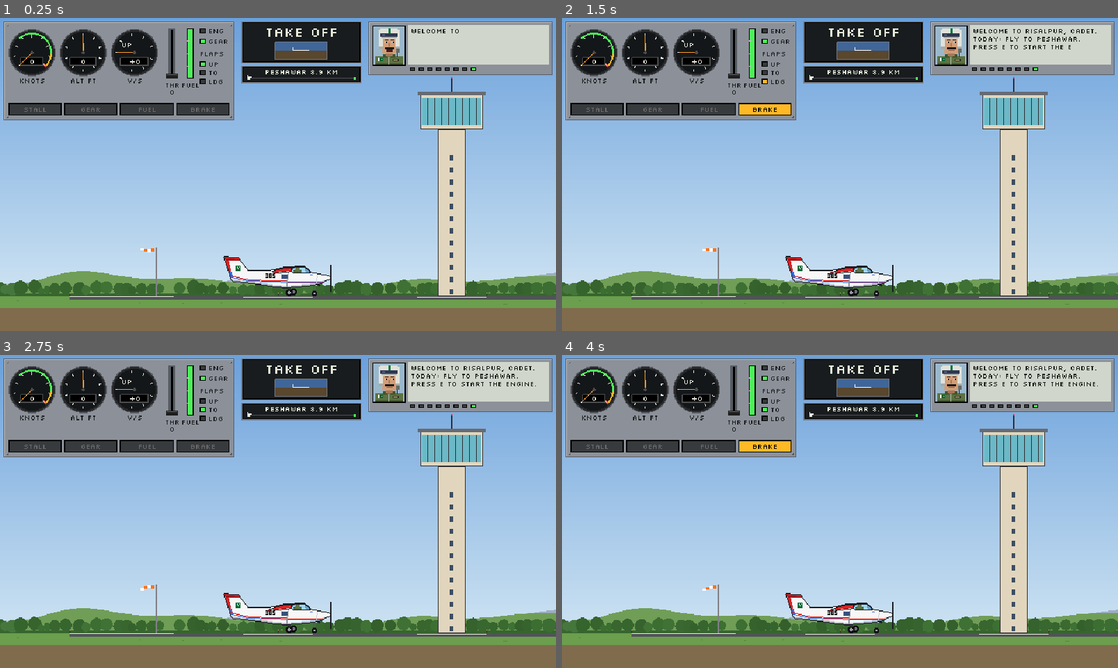
Above: before the commit, frames 1-4 (two rows, left to right).
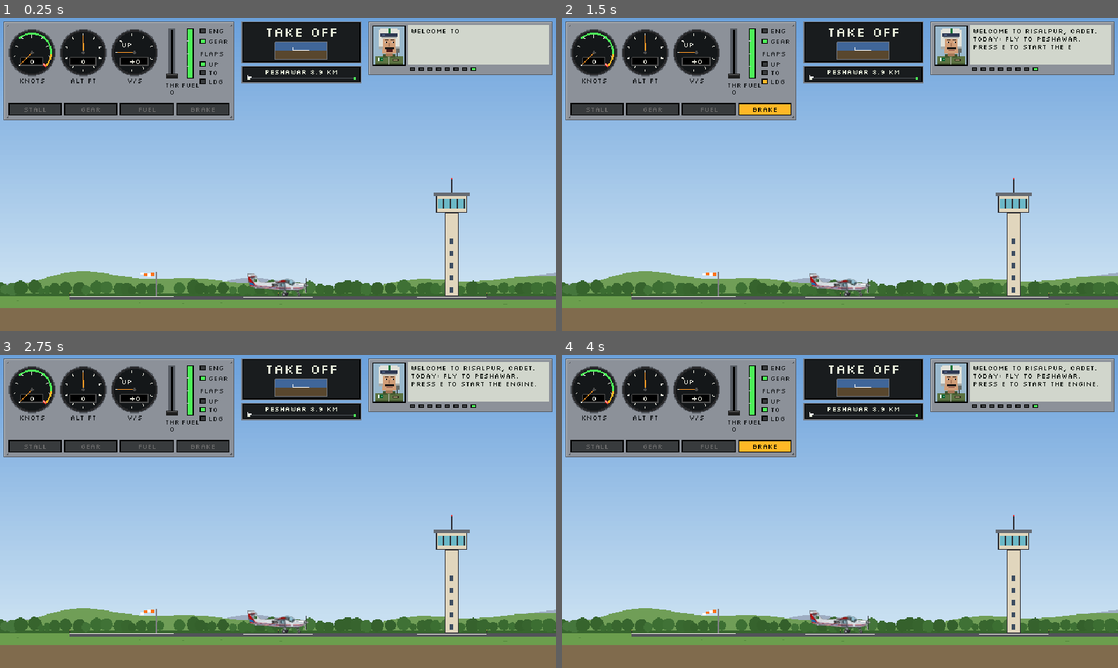
Above: after the commit, the same moments.

Repository: reachrazamair/Shaheen
Game: Godot game, scene res://scenes/main.tscn
The game is run twice, just before and just after one commit, with the same random seed, the same clock (stepped at 60 frames per second) and the same inputs.
Inputs:
- Up to frame 1 (0.25 s): no input
- Up to frame 2 (1.5 s): tap E (engine_toggle) at 0.5 s; hold Left (pitch_up) 0.53-1.28 s; hold E (engine_toggle) 0.53-1.28 s; tap F (flaps_cycle) at 0.77, 1.07 s; hold B (brake) from 1.28 s (still down); tap G (gear_toggle) at 1.35 s
- Up to frame 3 (2.75 s): tap F (flaps_cycle) at 1.52, 1.82 s; tap E (engine_toggle) at 2 s; release B (brake) at 2.03 s; hold Left (pitch_up) from 2.03 s (still down); hold E (engine_toggle) from 2.03 s (still down)
- Up to frame 4 (4 s): release E (engine_toggle) at 2.78 s; tap G (gear_toggle) at 2.85 s; tap F (flaps_cycle) at 3.02, 3.32, 3.77 s; tap E (engine_toggle) at 3.5 s; release Left (pitch_up) at 3.53 s; hold B (brake) from 3.53 s (still down); hold E (engine_toggle) from 3.53 s (still down)

The runs differ from the first frame. In frame 1, 4.7% of the frame differs, in the area x 25-88%, y 18-89%; in frame 2, 4.7%; in frame 3, 4.7%; in frame 4, 4.7%.

Commit message:
Plane art built from the owner's picture; back to original size; speed_response 1.4
- tools/make_mushshak_from_art.py: removes the white background from the
  owner's art and splits body / gear / propeller layers (4x textures)
- Aircraft draws the layers scaled down with mipmaps: gear slides up to
  retract, propeller blur while running, still blade when stopped
- Plane back to ~70 px long, buildings back to normal size, camera framing
- Speed changes toned down (speed_response 2.0 -> 1.4)
- Removed the hand-made pixel sprite generator

Co-Authored-By: Claude Opus 5.5 <noreply@anthropic.com>

Diff:
--- a/data/aircraft/super_mushshak.tres
+++ b/data/aircraft/super_mushshak.tres
@@ -1,7 +1,9 @@
-[gd_resource type="Resource" script_class="AircraftData" load_steps=3 format=3]
+[gd_resource type="Resource" script_class="AircraftData" load_steps=5 format=3]
 
 [ext_resource type="Script" path="res://scripts/data/aircraft_data.gd" id="1_data"]
-[ext_resource type="Texture2D" path="res://assets/sprites/super_mushshak.png" id="2_sprite"]
+[ext_resource type="Texture2D" path="res://assets/sprites/super_mushshak_body.png" id="2_sprite"]
+[ext_resource type="Texture2D" path="res://assets/sprites/super_mushshak_gear.png" id="3_gear"]
+[ext_resource type="Texture2D" path="res://assets/sprites/super_mushshak_prop.png" id="4_prop"]
 
 [resource]
 script = ExtResource("1_data")
@@ -9,7 +11,7 @@
 mass_kg = 1100.0
 max_thrust_n = 8400.0
 thrust_zero_speed_kt = 215.0
-speed_response = 2.0
+speed_response = 1.4
 engine_spool_time_s = 1.5
 fuel_capacity_kg = 90.0
 fuel_burn_full_kg_s = 0.25
@@ -45,15 +47,15 @@
 length_m = 7.0
 height_m = 2.6
 sprite = ExtResource("2_sprite")
-sprite_wheel_bottom_y = 47.0
-sprite_gear_x = PackedFloat32Array(77, 106)
-sprite_gear_top_y = PackedFloat32Array(37, 34)
-sprite_gear_wheel_size = PackedFloat32Array(8, 6)
-sprite_main_twin_offset = 5.0
-sprite_prop_center = Vector2(124, 26)
-sprite_prop_radius = 15.0
-sprite_flap_hinge = Vector2(57, 20)
-sprite_flap_length = 4.0
+sprite_gear = ExtResource("3_gear")
+sprite_prop = ExtResource("4_prop")
+sprite_scale = 0.25
+sprite_wheel_bottom_y = 105.0
+sprite_gear_travel = 26.0
+sprite_prop_center = Vector2(272, 57)
+sprite_prop_radius = 34.0
+sprite_flap_hinge = Vector2(130, 40)
+sprite_flap_length = 8.0
 body_color = Color(0.95, 0.95, 0.95, 1)
 stripe_color = Color(0.82, 0.12, 0.12, 1)
 trim_color = Color(0.25, 0.4, 0.8, 1)
--- a/scenes/aircraft/aircraft.gd
+++ b/scenes/aircraft/aircraft.gd
@@ -287,55 +287,34 @@
 
 
 func _draw_sprite_aircraft() -> void:
-	var size := data.sprite.get_size()
-	# Sprite top-left so the wheel bottoms (gear down) sit on the node origin.
-	var o := Vector2(-roundf(size.x * 0.5), -data.sprite_wheel_bottom_y)
-	var outline := Color(0.11, 0.12, 0.15)
-
-	# Landing gear, drawn first so it retracts up behind the fuselage.
-	if gear_pos > 0.12:
-		for i in data.sprite_gear_x.size():
-			var is_main := i == 0
-			var gx := data.sprite_gear_x[i]
-			var top_y := data.sprite_gear_top_y[i] - 1.0
-			var r := data.sprite_gear_wheel_size[i] * 0.5
-			# Wheel centre slides from inside the belly (retracted) down to touching the ground.
-			var full := data.sprite_wheel_bottom_y - r
-			var wy := lerpf(top_y - r, full, gear_pos)
-			if is_main and data.sprite_main_twin_offset > 0.0:
-				_draw_wheel(o + Vector2(gx + data.sprite_main_twin_offset, wy - 1), r, true)
-			var leg_w := 2.0 if is_main else 1.0
-			draw_rect(Rect2(o.x + gx - leg_w * 0.5, o.y + top_y, leg_w, wy - top_y), Color(0.32, 0.33, 0.36))
-			if not is_main:   # nose-wheel fork
-				draw_rect(Rect2(o.x + gx - 2, o.y + wy - r - 1, 4, 1), Color(0.32, 0.33, 0.36))
-			_draw_wheel(o + Vector2(gx, wy), r, false)
-
-	draw_texture(data.sprite, o)
+	var sc := data.sprite_scale
+	var size := data.sprite.get_size() * sc
+	# Everything below is drawn in texture pixels; the transform scales it down
+	# and puts the wheel bottoms (gear down) on the node origin.
+	draw_set_transform(Vector2(-size.x * 0.5, -data.sprite_wheel_bottom_y * sc), 0.0, Vector2(sc, sc))
+
+	# Gear first, so it slides up and disappears behind the fuselage.
+	if data.sprite_gear and gear_pos > 0.05:
+		draw_texture(data.sprite_gear, Vector2(0, -(1.0 - gear_pos) * data.sprite_gear_travel))
+	draw_texture(data.sprite, Vector2.ZERO)
 
 	# Flaps: a red panel hanging from the wing trailing edge (40 degrees at LDG).
 	if flap_pos > 0.02:
-		var hinge := o + data.sprite_flap_hinge
-		var ang := deg_to_rad(20.0 * flap_pos)   # 0 = in line with the wing, 40 deg at LDG
-		var tip := hinge + Vector2(-cos(ang), sin(ang)) * data.sprite_flap_length   # back and down
-		draw_line(hinge, tip, outline, 3.0)
-		draw_line(hinge, tip, data.stripe_color, 1.0)
-
-	# Propeller: a turning blade when slow, a translucent disc when running.
-	var pc := o + data.sprite_prop_center
-	var r := data.sprite_prop_radius
-	if engine_rpm > 0.6:
-		draw_rect(Rect2(pc.x, pc.y - r, 1, r * 2), Color(0.75, 0.78, 0.82, 0.25 + 0.3 * engine_rpm))
-		draw_rect(Rect2(pc.x, pc.y - 1, 1, 2), outline)
+		var hinge := data.sprite_flap_hinge
+		var ang := deg_to_rad(20.0 * flap_pos)
+		var tip := hinge + Vector2(-cos(ang), sin(ang)) * data.sprite_flap_length
+		draw_line(hinge, tip, Color(0.15, 0.15, 0.18), 4.0)
+		draw_line(hinge, tip, data.stripe_color, 2.0)
+
+	# Propeller: the art's blurred blades while running, a still blade when stopped.
+	var pc := data.sprite_prop_center
+	if engine_rpm > 0.6 and data.sprite_prop:
+		var flicker := 0.75 + 0.25 * sin(_prop_angle * 3.0)
+		draw_texture(data.sprite_prop, Vector2.ZERO, Color(1, 1, 1, flicker))
 	else:
-		var span := r * absf(cos(_prop_angle))
-		draw_rect(Rect2(pc.x, pc.y - span, 2, span * 2 + 1), outline)
-
-
-## Tyre with a grey hub; the far-side wheel is drawn a little darker.
-func _draw_wheel(c: Vector2, r: float, far: bool) -> void:
-	var tyre := Color(0.07, 0.07, 0.08) if not far else Color(0.04, 0.04, 0.05)
-	draw_circle(c.round(), r, tyre)
-	draw_circle(c.round(), maxf(r * 0.45, 1.0), Color(0.62, 0.64, 0.68) if not far else Color(0.42, 0.43, 0.46))
+		var span := data.sprite_prop_radius * absf(cos(_prop_angle))
+		draw_rect(Rect2(pc.x - 2, pc.y - span, 4, span * 2), Color(0.2, 0.2, 0.22))
+	draw_set_transform(Vector2.ZERO)
 
 
 func _draw_placeholder(l: float, h: float) -> void:
--- a/scenes/aircraft/aircraft.tscn
+++ b/scenes/aircraft/aircraft.tscn
@@ -5,5 +5,5 @@
 
 [node name="Aircraft" type="Node2D"]
 script = ExtResource("1_aircraft")
-texture_filter = 2
+texture_filter = 4
 data = ExtResource("2_data")
--- a/scenes/flight/follow_camera.gd
+++ b/scenes/flight/follow_camera.gd
@@ -14,12 +14,12 @@
 ## Screen y of the ground line when flying low (360 = bottom edge).
 @export var ground_screen_y := 320.0
 ## Highest the plane may sit on screen when low (just below the HUD panels).
-@export var low_plane_screen_y := 185.0
+@export var low_plane_screen_y := 155.0
 ## Where the plane sits on screen when high.
-@export var high_plane_screen_y := 250.0
+@export var high_plane_screen_y := 240.0
 ## Altitude band (m) over which framing blends from "low" to "high".
-@export var blend_start_m := 30.0
-@export var blend_end_m := 120.0
+@export var blend_start_m := 40.0
+@export var blend_end_m := 130.0
 
 
 func _physics_process(_delta: float) -> void:
--- a/scenes/world/base.gd
+++ b/scenes/world/base.gd
@@ -20,7 +20,7 @@
 @export var hangar_height_m := 12.0
 
 ## Draw buildings this many times their true size (aircraft sprites are ~2-4x scale).
-@export var building_scale := 2.0
+@export var building_scale := 1.0
 
 @export_group("Colours")
 @export var window_color := Color(0.24, 0.3, 0.38)
--- a/scripts/data/aircraft_data.gd
+++ b/scripts/data/aircraft_data.gd
@@ -18,7 +18,7 @@
 ## Arcade knob: how many times faster speed builds and bleeds along the flight
 ## path. Doesn't change top speed, climb rate or stall speed, only how quickly
 ## the plane gets there (1.0 = physically honest inertia).
-@export var speed_response := 2.0
+@export var speed_response := 1.4
 ## Time for the engine to spool up after E (and to wind down when shut off).
 @export var engine_spool_time_s := 1.5
 
@@ -105,27 +105,27 @@
 ## Real-world size in metres; drives the placeholder shape and sprite scale.
 @export var length_m := 7.0
 @export var height_m := 2.6
-## Side-view sprite, nose pointing right, WITHOUT gear/propeller/flaps (the
-## Aircraft script draws and animates those at the positions below).
-## Drawn at 1 sprite pixel = 1 world pixel, i.e. aircraft appear ~2x their
-## true size against the 4 px/m world, for readability.
-## When empty, a simple placeholder silhouette is drawn instead.
+## Side-view art, nose pointing right, split into layers that share one canvas:
+## body (no gear blades), landing gear (slides up behind the body to retract)
+## and propeller blades (shown while the engine runs).
+## Built from the owner's art by tools/make_mushshak_from_art.py.
+## When `sprite` is empty, a simple placeholder silhouette is drawn instead.
 @export var sprite: Texture2D
-## Sprite-pixel coordinates (from the sprite's top-left):
-## y where the wheel bottoms sit when the gear is down (= the ground line).
-@export var sprite_wheel_bottom_y := 27.0
-## One entry per gear leg (main first, then nose): x, where the leg leaves the
-## fuselage (y), and wheel diameter in px.
-@export var sprite_gear_x := PackedFloat32Array([77, 106])
-@export var sprite_gear_top_y := PackedFloat32Array([37, 34])
-@export var sprite_gear_wheel_size := PackedFloat32Array([8, 6])
-## Second (far-side) main wheel drawn this many px behind the first; 0 = none.
-@export var sprite_main_twin_offset := 5.0
-@export var sprite_prop_center := Vector2(124, 26)
-@export var sprite_prop_radius := 15.0
+@export var sprite_gear: Texture2D
+@export var sprite_prop: Texture2D
+## World px per texture px (textures are stored larger and drawn scaled down
+## so they look smooth).
+@export var sprite_scale := 0.25
+## In texture px from the top-left:
+## y where the wheel bottoms sit with the gear down (= the ground line).
+@export var sprite_wheel_bottom_y := 105.0
+## How far the gear layer slides up when fully retracted.
+@export var sprite_gear_travel := 26.0
+@export var sprite_prop_center := Vector2(272, 57)
+@export var sprite_prop_radius := 34.0
 ## Wing trailing edge, where the flap hangs from.
-@export var sprite_flap_hinge := Vector2(57, 20)
-@export var sprite_flap_length := 4.0
+@export var sprite_flap_hinge := Vector2(130, 40)
+@export var sprite_flap_length := 8.0
 @export var body_color := Color(0.95, 0.95, 0.95)
 @export var stripe_color := Color(0.82, 0.12, 0.12)
 @export var trim_color := Color(0.25, 0.4, 0.8)
--- a/tools/make_mushshak_sprite.gd
+++ /dev/null
@@ -1,229 +0,0 @@
-extends SceneTree
-## Generates assets/sprites/super_mushshak.png from the owner's reference art
-## (docs/reference/super_mushshak_livery_reference.png).
-##
-## Every shape below is traced in the REFERENCE image's pixel coordinates
-## (807x356 image, plane nose to the right) and scaled down by SCALE into the
-## sprite, then rasterised at pixel centres and given a 1 px dark outline.
-## To adjust the look, compare a point with the reference image and nudge it.
-##
-## Landing gear (legs + wheels) and the propeller are NOT in the sprite: the
-## Aircraft script draws and animates them at positions in AircraftData.
-##
-## Run from the project root:
-##   godot_console --headless --path . -s tools/make_mushshak_sprite.gd [-- preview.png]
-
-const OUT := "res://assets/sprites/super_mushshak.png"
-## Reference pixels per sprite pixel.
-const SCALE := 6.0
-## Reference-image point that maps to sprite pixel (1, 1) (leaves room for the outline).
-const ORIGIN := Vector2(40, 35)
-const W := 127
-const H := 40
-const PREVIEW_SCALE := 6
-
-const OUTLINE := Color(0.1, 0.11, 0.14)
-const WHITE := Color(0.97, 0.97, 0.97)
-const SHADE := Color(0.8, 0.82, 0.86)
-const SHADE_DARK := Color(0.66, 0.68, 0.73)
-const RED := Color(0.86, 0.13, 0.13)
-const RED_DARK := Color(0.62, 0.08, 0.1)
-const BLUE := Color(0.24, 0.42, 0.85)
-const GLASS := Color(0.62, 0.84, 0.95)
-const GLASS_HI := Color(0.88, 0.97, 1.0)
-const GLASS_DARK := Color(0.4, 0.62, 0.78)
-const WINDOW := Color(0.22, 0.32, 0.48)
-const FLAG_GREEN := Color(0.0, 0.4, 0.2)
-const SUIT := Color(0.3, 0.4, 0.24)
-const HELMET := Color(0.38, 0.46, 0.3)
-const GREY := Color(0.55, 0.57, 0.6)
-const BLACK := Color(0.08, 0.08, 0.09)
-const NAV_GREEN := Color(0.2, 0.9, 0.3)
-
-var img: Image
-
-
-func _init() -> void:
-	img = Image.create(W, H, false, Image.FORMAT_RGBA8)
-	img.fill(Color(0, 0, 0, 0))
-
-	# Fuselage + fin + tailplane as one silhouette.
-	var body := _ref([[48, 42], [150, 50], [153, 62], [215, 140], [300, 138], [385, 133],
-			[505, 132], [640, 150], [700, 160], [745, 170], [765, 180], [760, 196],
-			[720, 222], [640, 236], [540, 246], [470, 250], [400, 245], [300, 229],
-			[200, 216], [130, 209], [100, 205]])
-	_fill(body, WHITE)
-	# Belly shading: bottom two rows of the body.
-	for y in H:
-		for x in W:
-			if _in(body, x, y) and not _in(body, x, y + 1):
-				_px(x, y, SHADE_DARK)
-			elif _in(body, x, y) and not _in(body, x, y + 2):
-				_px(x, y, SHADE)
-
-	# Tailplane on top of the fin: red top, darker red below.
-	_fill(_ref([[48, 42], [150, 50], [152, 57], [52, 54]]), RED, body)
-	_fill(_ref([[52, 54], [152, 57], [153, 62], [60, 64]]), RED_DARK, body)
-
-	# Rudder bands: red down the trailing edge, then blue, sweeping into the cheat lines.
-	_fill(_ref([[52, 64], [78, 66], [96, 140], [72, 146]]), RED, body)
-	_fill(_ref([[72, 146], [96, 140], [112, 182], [86, 190]]), BLUE, body)
-
-	# Cheat lines: red over blue from the rudder to the nose.
-	_polyline_in(body, [[86, 168], [200, 196], [350, 206], [520, 210], [725, 213]], RED)
-	_polyline_in(body, [[92, 180], [200, 203], [350, 213], [520, 217], [720, 220]], BLUE)
-
-	# Pakistan flag on the fin: white hoist, green field, crescent and star.
-	_rect_ref(Rect2(116, 103, 8, 34), WHITE)
-	_rect_ref(Rect2(124, 103, 38, 34), FLAG_GREEN)
-	for p in [Vector2i(17, 13), Vector2i(17, 14), Vector2i(18, 15), Vector2i(19, 13)]:
-		_px(p.x, p.y, WHITE)
-
-	# "385" in big black digits.
-	_digits(Vector2i(50, 21), "385")
-
-	# Rear cabin window.
-	_rect_ref(Rect2(440, 158, 42, 30), WINDOW)
-	var wp := _t(Vector2(442, 160))
-	_px(int(wp.x), int(wp.y), GLASS)
-
-	# High wing, seen slightly from below: red top surface, white underside.
-	var wing := _ref([[372, 138], [468, 112], [518, 116], [510, 144], [392, 158]])
-	_fill(wing, RED)
-	_fill(_ref([[392, 150], [512, 136], [512, 146], [392, 160]]), WHITE, wing)
-	_frame(wing)
-	var nav := _t(Vector2(500, 126))
-	_px(int(nav.x), int(nav.y), NAV_GREEN)
-	# Wing strut down to the fuselage, by the main gear.
-	_line(_t(Vector2(490, 150)), _t(Vector2(478, 246)), GREY)
-
-	# Bubble canopy with the pilot (green helmet and flight suit).
-	var canopy := _ref([[506, 136], [522, 112], [560, 104], [600, 108], [632, 130],
-			[646, 152], [520, 152]])
-	_fill(canopy, GLASS)
-	_fill(_ref([[528, 134], [578, 134], [580, 152], [526, 152]]), SUIT, canopy)
-	_fill(_ref([[540, 116], [566, 116], [568, 136], [538, 136]]), HELMET, canopy)
-	_fill(_ref([[600, 112], [628, 132], [640, 150], [612, 150]]), GLASS_DARK, canopy)
-	for p in [Vector2(530, 118), Vector2(578, 108)]:
-		var q := _t(p)
-		_px(int(q.x), int(q.y), GLASS_HI)
-	_frame(canopy)
-
-	# Nose: small blue "PAC" mark and a cowling panel line; white spinner.
-	_rect_ref(Rect2(638, 160, 22, 5), BLUE)
-	_line(_t(Vector2(690, 162)), _t(Vector2(684, 226)), SHADE)
-	_fill(_ref([[745, 168], [770, 175], [784, 185], [770, 195], [745, 201]]), WHITE)
-	var tip := _t(Vector2(782, 185))
-	_px(int(tip.x), int(tip.y), GREY)
-	var ex := _t(Vector2(700, 236))
-	_px(int(ex.x), int(ex.y), OUTLINE)   # exhaust
-
-	_outline()
-	var err := img.save_png(OUT)
-	print("saved ", OUT, " ", img.get_size(), " err=", err)
-	var args := OS.get_cmdline_user_args()
-	if not args.is_empty():
-		var big := img.duplicate()
-		big.resize(W * PREVIEW_SCALE, H * PREVIEW_SCALE, Image.INTERPOLATE_NEAREST)
-		big.save_png(args[0])
-	quit()
-
-
-# --- Helpers: reference coords -> sprite pixels ---
-
-func _t(p: Vector2) -> Vector2:
-	return (p - ORIGIN) / SCALE + Vector2(1, 1)
-
-
-func _ref(pts: Array) -> PackedVector2Array:
-	var out := PackedVector2Array()
-	for p in pts:
-		out.append(_t(Vector2(p[0], p[1])))
-	return out
-
-
-func _in(poly: PackedVector2Array, x: int, y: int) -> bool:
-	return Geometry2D.is_point_in_polygon(Vector2(x + 0.5, y + 0.5), poly)
-
-
-func _px(x: int, y: int, c: Color) -> void:
-	if x >= 0 and y >= 0 and x < W and y < H:
-		img.set_pixel(x, y, c)
-
-
-func _fill(poly: PackedVector2Array, c: Color, clip := PackedVector2Array()) -> void:
-	for y in H:
-		for x in W:
-			if _in(poly, x, y) and (clip.is_empty() or _in(clip, x, y)):
-				_px(x, y, c)
-
-
-func _rect_ref(r: Rect2, c: Color) -> void:
-	var a := _t(r.position)
-	var b := _t(r.end)
-	for y in range(roundi(a.y), maxi(roundi(b.y), roundi(a.y) + 1)):
-		for x in range(roundi(a.x), maxi(roundi(b.x), roundi(a.x) + 1)):
-			_px(x, y, c)
-
-
-func _line(a: Vector2, b: Vector2, c: Color, clip := PackedVector2Array()) -> void:
-	var n := int(ceilf(maxf(absf(b.x - a.x), absf(b.y - a.y))))
-	for i in n + 1:
-		var p := a.lerp(b, float(i) / maxf(n, 1))
-		var x := int(floorf(p.x))
-		var y := int(floorf(p.y))
-		if clip.is_empty() or _in(clip, x, y):
-			_px(x, y, c)
-
-
-func _polyline_in(clip: PackedVector2Array, pts: Array, c: Color) -> void:
-	for i in pts.size() - 1:
-		_line(_t(Vector2(pts[i][0], pts[i][1])), _t(Vector2(pts[i + 1][0], pts[i + 1][1])), c, clip)
-
-
-## Dark frame on the inside edge of a shape (separates wing/canopy from the body).
-func _frame(poly: PackedVector2Array) -> void:
-	var edge := []
-	for y in H:
-		for x in W:
-			if not _in(poly, x, y):
-				continue
-			for d in [Vector2i(1, 0), Vector2i(-1, 0), Vector2i(0, 1), Vector2i(0, -1)]:
-				if not _in(poly, x + d.x, y + d.y):
-					edge.append(Vector2i(x, y))
-					break
-	for e in edge:
-		_px(e.x, e.y, OUTLINE)
-
-
-## 3x5 pixel digits.
-func _digits(at: Vector2i, s: String) -> void:
-	var font := {
-		"3": ["111", "001", "111", "001", "111"],
-		"8": ["111", "101", "111", "101", "111"],
-		"5": ["111", "100", "111", "001", "111"],
-	}
-	var x := at.x
-	for ch in s:
-		var rows: Array = font[ch]
-		for r in rows.size():
-			for c in 3:
-				if rows[r][c] == "1":
-					_px(x + c, at.y + r, BLACK)
-		x += 4
-
-
-## 1 px dark outline around the silhouette.
-func _outline() -> void:
-	var edge := []
-	for y in H:
-		for x in W:
-			if img.get_pixel(x, y).a > 0.0:
-				continue
-			for d in [Vector2i(1, 0), Vector2i(-1, 0), Vector2i(0, 1), Vector2i(0, -1)]:
-				var q: Vector2i = Vector2i(x, y) + d
-				if q.x >= 0 and q.y >= 0 and q.x < W and q.y < H and img.get_pixel(q.x, q.y).a > 0.0:
-					edge.append(Vector2i(x, y))
-					break
-	for p in edge:
-		img.set_pixel(p.x, p.y, OUTLINE)
Binary file removed: assets/sprites/super_mushshak.png
Binary file added: assets/sprites/super_mushshak_body.png
Not shown, added: assets/sprites/super_mushshak_body.png.import
Binary file added: assets/sprites/super_mushshak_gear.png
Not shown, added: assets/sprites/super_mushshak_gear.png.import
Binary file added: assets/sprites/super_mushshak_prop.png
Not shown, changed: assets/sprites/super_mushshak_prop.png.import
Binary file added: docs/reference/super_mushshak_sprite_source.png
Not shown, removed: tools/make_mushshak_sprite.gd.uid
Not shown, changed: CLAUDE.md
